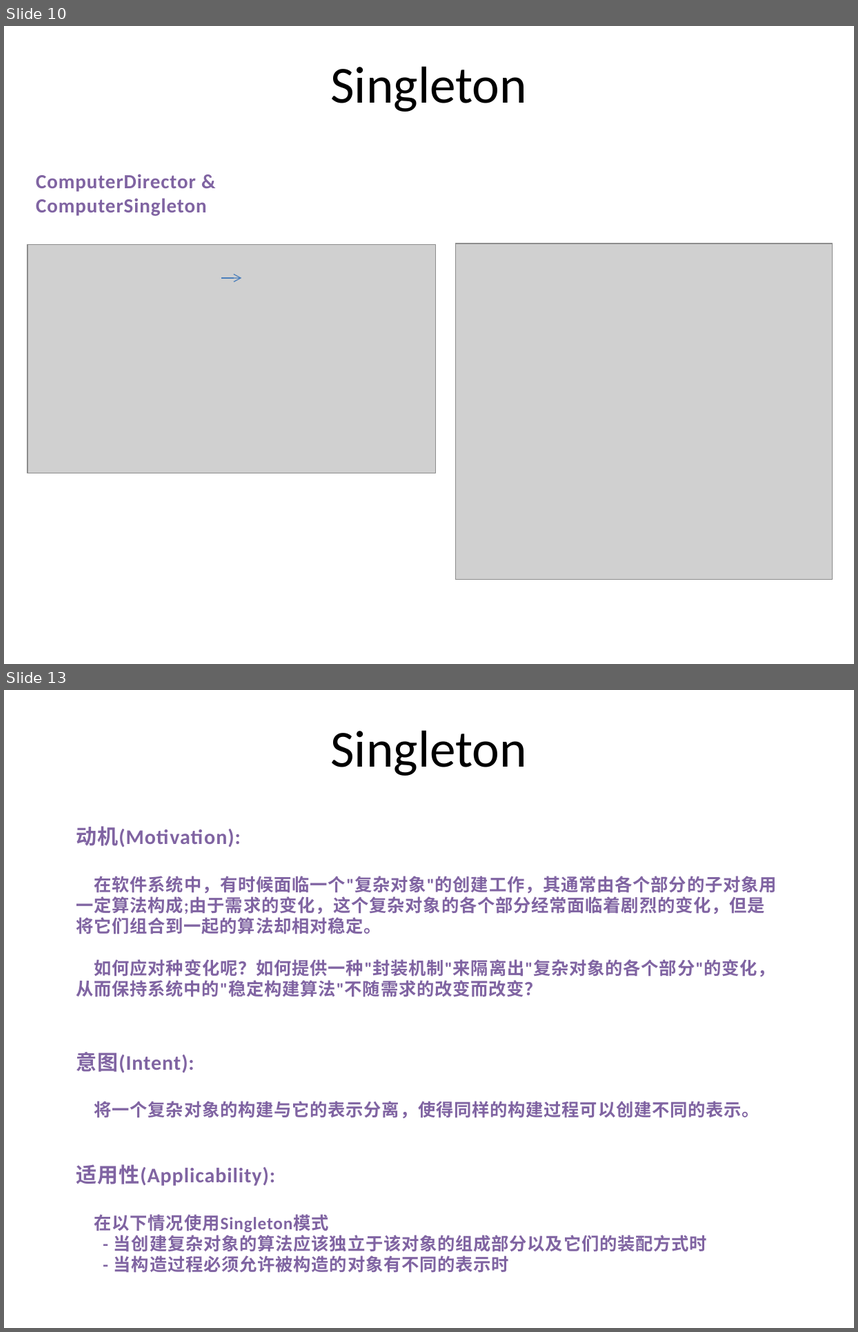
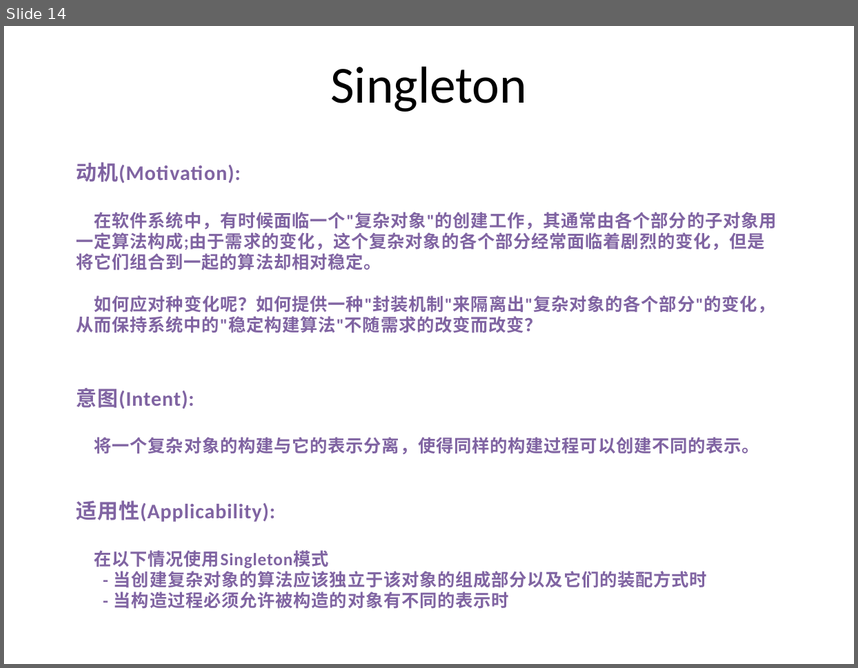
Before and after one commit to PlumpMath/DesignPattern-956, a slide deck: _Doc/DesignPattern.P3.Creational(Singleton).pptx. Shown one above the other, each under a label of ours: slides 10 and 13 before the commit, slide 14 after it; the slides between them are not shown. The pictures are 858x1332 and 858x668 pixels, drawn with LibreOffice and Linux fonts; fonts in the diff are those of the drawing; grey boxes stand for pictures. Boxes give left, top, right and bottom in pixels: in the first picture for what was removed or moved away, otherwise in the second. Text is boxed around its words. In the diff, an @@ line names an element or a change of style, - is before the commit and + after.

Commit message:
Updated Singleton code and PPT.

```diff
--- a/_Doc/DesignPattern.P3.Creational(Singleton).pptx
+++ b/_Doc/DesignPattern.P3.Creational(Singleton).pptx
@@ slide 10 removed at bbox=[4, 26, 854, 664], background #FFFFFF @@
@@ text removed at bbox=[330, 66, 527, 112] @@
-Singleton
@@ text removed at bbox=[36, 174, 207, 216] @@
-ComputerDirector & ComputerSingleton
@@ picture removed at bbox=[27, 245, 436, 473] @@
@@ picture removed at bbox=[455, 243, 832, 579] @@
@@ arrow removed from (221, 278) to (242, 278) @@
@@ what was slide 13 is now slide 14 @@
```
Also in this commit, not shown: 4 slides changed, 7 slides added, 6 other slides removed, 20 other files.
